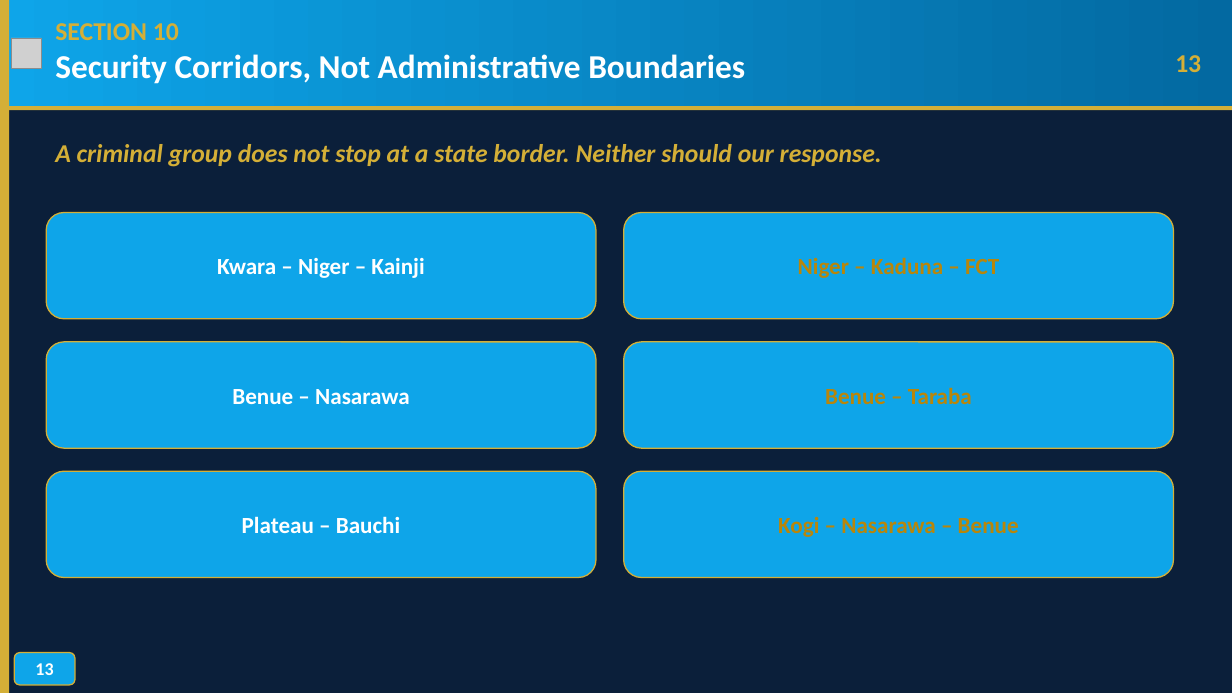
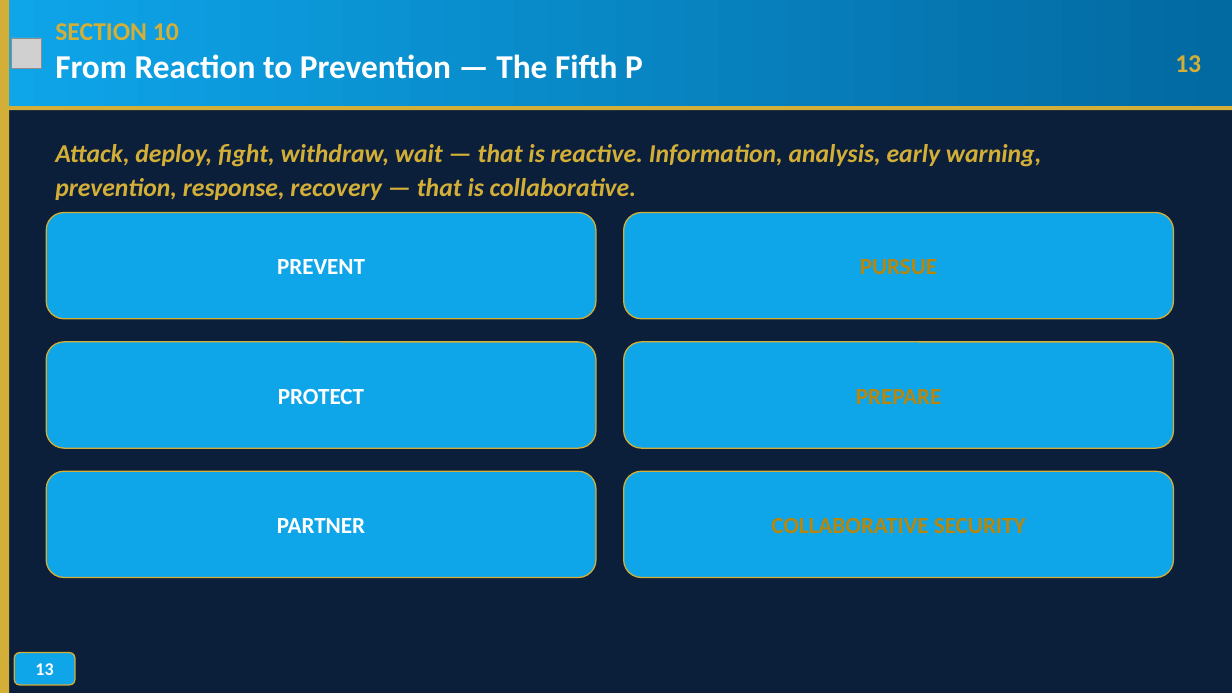
Before and after one commit to TOMDEGGS/BETONIQ-WEST-, a slide deck: slide 13 of avm_morgan_docs/AVM_MORGAN_SECURITY_KEYNOTE_ADDRESS_V4_MOD_AUG31.pptx. Drawn at 1232x693 pixels with LibreOffice and Linux fonts; fonts in the diff are those of the drawing; grey boxes stand for pictures; background and template pictures are left out. Boxes give left, top, right and bottom in pixels: in the first picture for what was removed or moved away, otherwise in the second. Text is boxed around its words. In the diff, an @@ line names an element or a change of style, - is before the commit and + after.

Commit message:
Sync PPTX slides 10-13 with new Israeli/UK/NCISRM hybrid script (matches HTML + docx)

```diff
--- a/avm_morgan_docs/AVM_MORGAN_SECURITY_KEYNOTE_ADDRESS_V4_MOD_AUG31.pptx
+++ b/avm_morgan_docs/AVM_MORGAN_SECURITY_KEYNOTE_ADDRESS_V4_MOD_AUG31.pptx
@@ text at [55, 54, 643, 79]: text changed @@
-Security Corridors, Not Administrative Boundaries
+From Reaction to Prevention — The Fifth P
@@ text at [55, 144, 1041, 200]: text changed @@
-A criminal group does not stop at a state border. Neither should our response.
+Attack, deploy, fight, withdraw, wait — that is reactive. Information, analysis, early warning, prevention, response, recovery — that is collaborative.
@@ text in rounded rectangle at [277, 259, 365, 274]: text changed @@
-Kwara – Niger – Kainji
+PREVENT
@@ text in rounded rectangle at [860, 259, 937, 274]: text changed @@
-Niger – Kaduna – FCT
+PURSUE
@@ text in rounded rectangle at [278, 389, 364, 404]: text changed @@
-Benue – Nasarawa
+PROTECT
@@ text in rounded rectangle at [856, 389, 941, 404]: text changed @@
-Benue – Taraba
+PREPARE
@@ text in rounded rectangle at [277, 518, 365, 533]: text changed @@
-Plateau – Bauchi
+PARTNER
@@ text in rounded rectangle at [771, 518, 928, 533]: text changed @@
-Kogi – Nasarawa – Benue
+COLLABORATIVE SECURITY
```
Also in this commit, not shown: 3 other slides changed.
